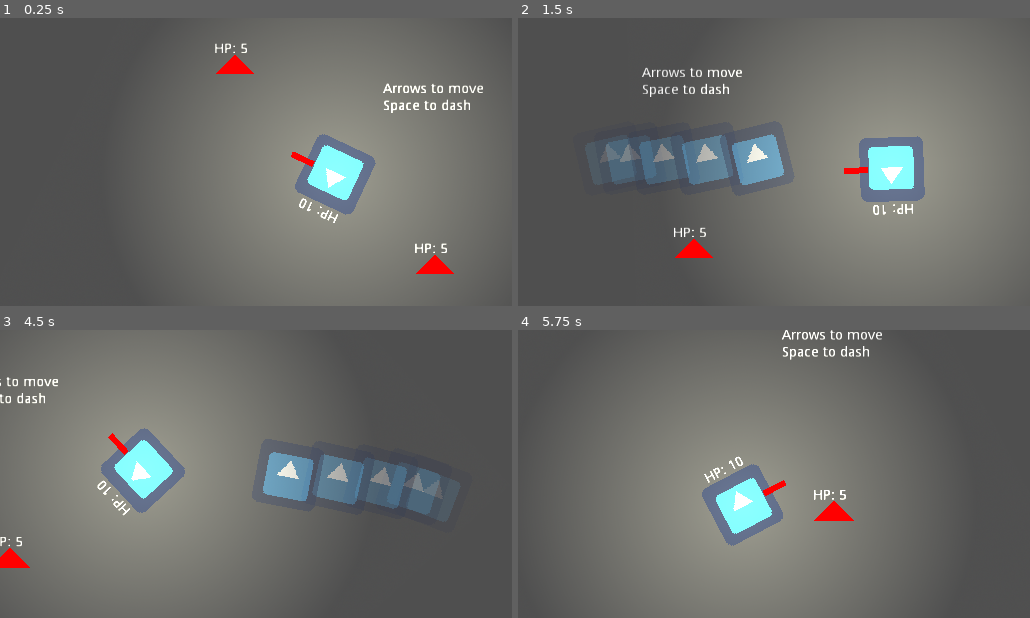
Above: before the commit, frames 1-4 (two rows, left to right).
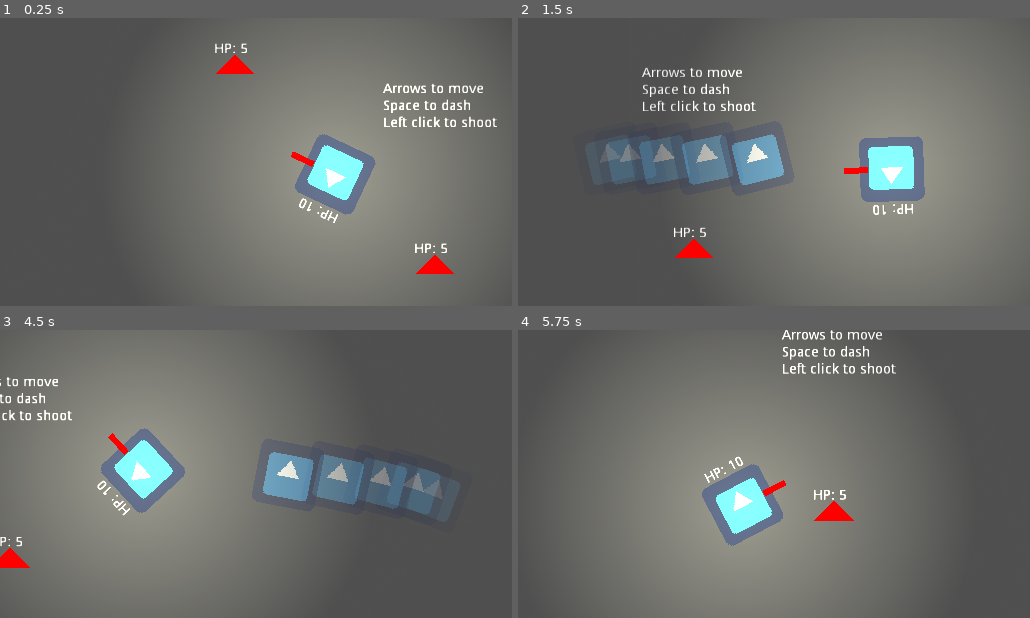
Above: after the commit, the same moments.

Repository: angeldustjdr/ostjam2022
Game: Godot game, scene res://Scenes/Main.tscn
Two runs of this game, one before a commit and one after it. Both use one fixed random seed, a clock stepped at 60 frames per second and the inputs below. The engine's default icon, where the game draws it, is replaced by a stand-in: a white triangle on a blue panel in a dark square.
Inputs (mouse positions are in pixels of both pictures, inside the frame that each line leads up to):
- Up to frame 1 (0.25 s): no input
- Up to frame 2 (1.5 s): tap Enter at 0.5, 1.25 s; move the mouse to (886, 147) at 0.52 s; hold Right (ui_right) 0.53-1.28 s; tap Space (ui_select) at 0.77 s; move the mouse to (671, 176) at 1.27 s; hold Down (ui_down) from 1.28 s (still down)
- Up to frame 3 (4.5 s): tap Space (ui_select) at 1.52, 3.02, 3.77 s; tap Enter every 0.75 s from 2 to 4.25 s; move the mouse to (307, 410) at 2.02 s; release Down (ui_down) at 2.03 s; hold Right (ui_right) 2.03-2.78 s; move the mouse to (230, 531) at 2.77 s; hold Up (ui_up) 2.78-3.53 s; move the mouse to (409, 517) at 3.52 s; hold Left (ui_left) from 3.53 s (still down); move the mouse to (102, 430) at 4.27 s
- Up to frame 4 (5.75 s): tap Space (ui_select) at 4.52 s; move the mouse to (799, 474) at 5.02 s; release Left (ui_left) at 5.03 s; hold Down (ui_down) from 5.03 s (still down)

The runs differ from the first frame. In frame 1, 0.3% of the frame differs, in the area x 75-98%, y 34-38%; in frame 2, 0.3%; in frame 3, 0.2%; in frame 4, 0.3%, in the area x 51-74%, y 11-16%.

Commit message:
instructions bis

Diff:
--- a/src/Scenes/Main.tscn
+++ b/src/Scenes/Main.tscn
@@ -31,7 +31,8 @@
 margin_right = 149.0
 margin_bottom = -61.0
 text = "Arrows to move
-Space to dash"
+Space to dash
+Left click to shoot"
 __meta__ = {
 "_edit_use_anchors_": false
 }
